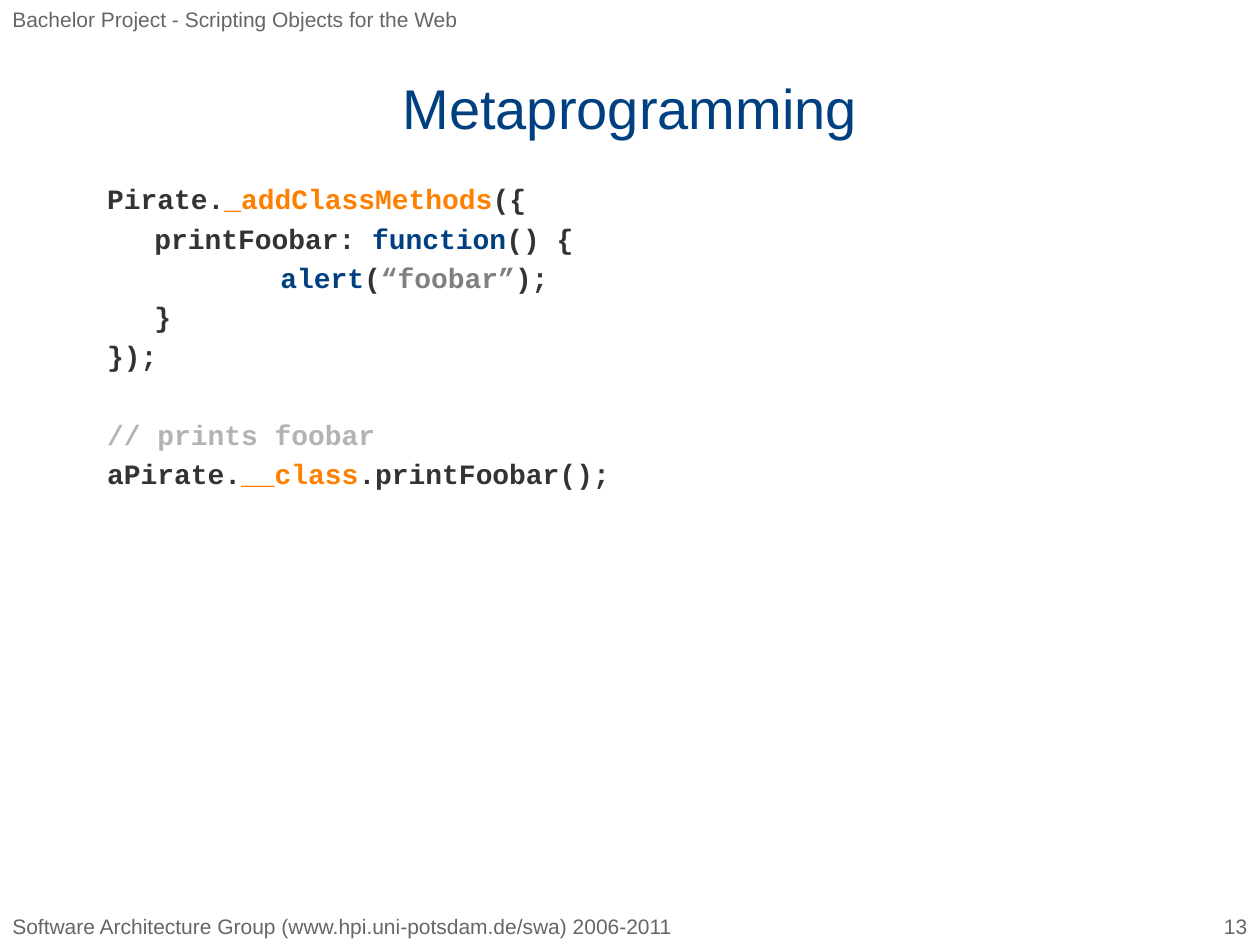
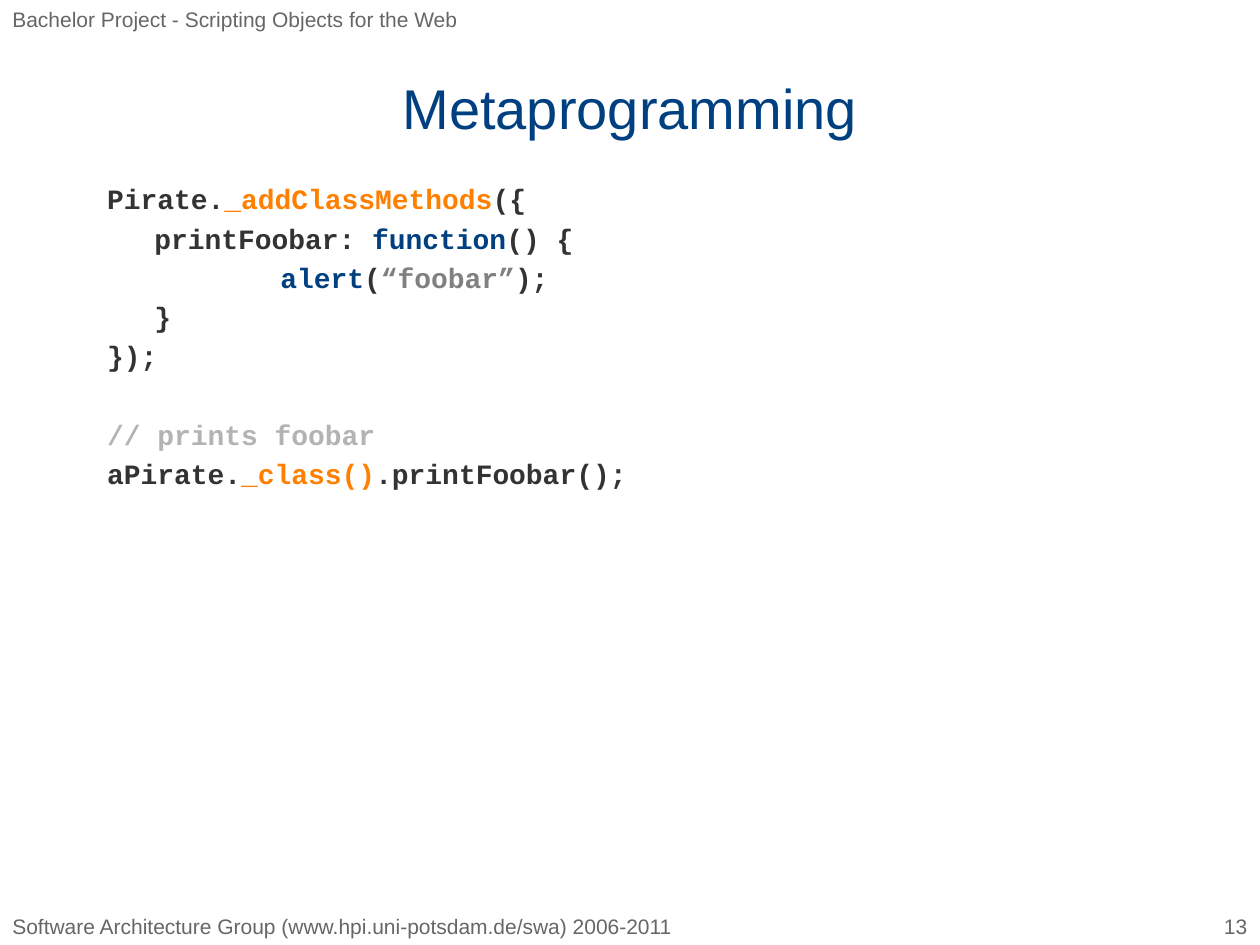
Before and after one commit to bp2010h1/orca, a slide deck: slide 13 of doc/squeakyJS.pptx. Drawn at 1260x945 pixels with LibreOffice and Linux fonts; fonts in the diff are those of the drawing; background and template pictures are left out. Boxes give left, top, right and bottom in pixels: in the first picture for what was removed or moved away, otherwise in the second. Text is boxed around its words. In the diff, an @@ line names an element or a change of style, - is before the commit and + after.

```diff
--- a/doc/squeakyJS.pptx
+++ b/doc/squeakyJS.pptx
@@ text at bbox=[107, 464, 626, 490]: text changed @@
-aPirate.__class.printFoobar();
+aPirate._class().printFoobar();
```
Also in this commit, not shown: 6 other slides changed, 1 other file.
